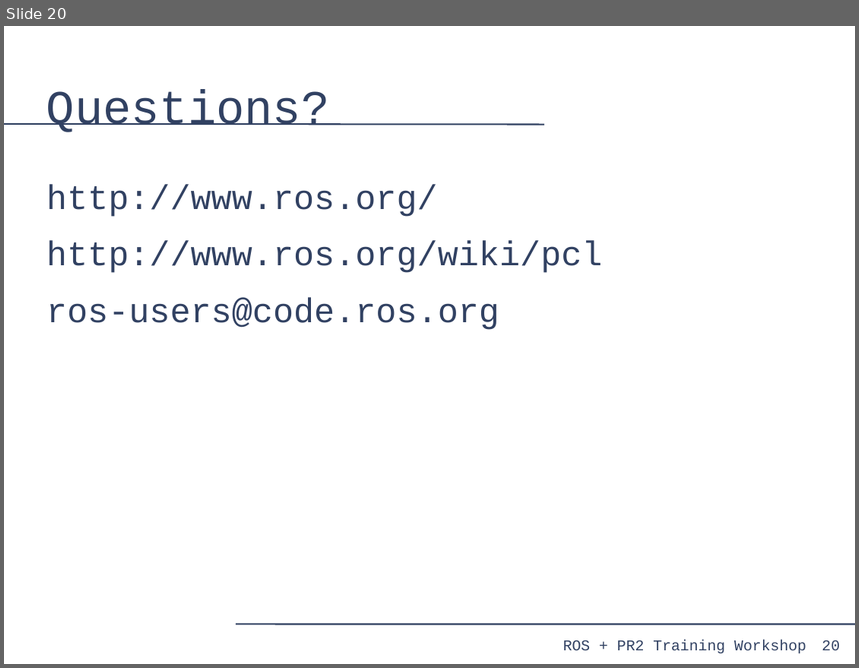
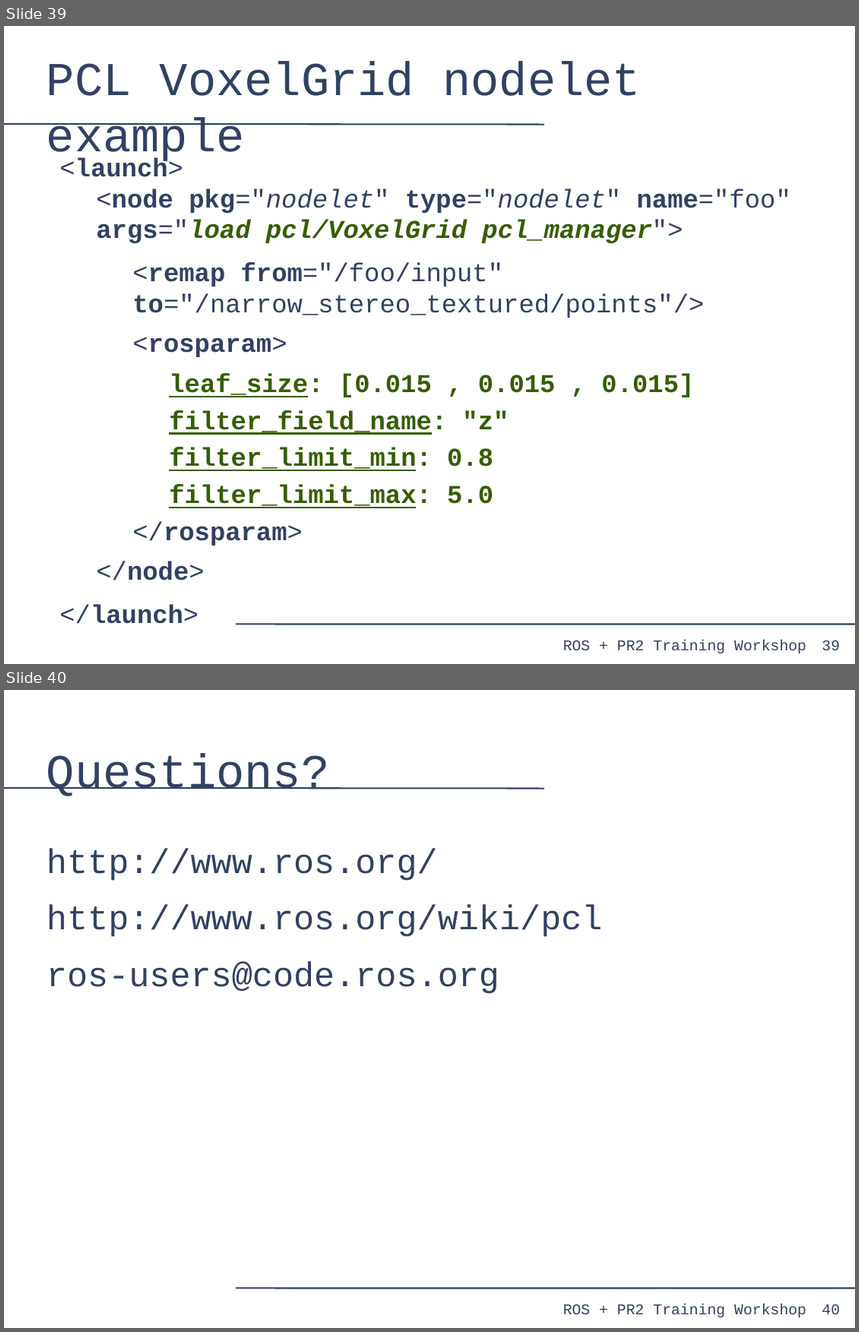
Before and after one commit to PR2/pr2_docs, a slide deck: pr2_training_workshop/processing_laser_data/slides.odp. Shown one above the other, each under a label of ours: slide 20 before the commit, slides 39 and 40 after it. The pictures are 859x668 and 859x1332 pixels, drawn with LibreOffice and Linux fonts; fonts in the diff are those of the drawing. Boxes give left, top, right and bottom in pixels: in the first picture for what was removed or moved away, otherwise in the second. Text is boxed around its words. In the diff, an @@ line names an element or a change of style, - is before the commit and + after.

```diff
--- a/pr2_training_workshop/processing_laser_data/slides.odp
+++ b/pr2_training_workshop/processing_laser_data/slides.odp
@@ slide 39 added at [4,26,855,664], background #FFFFFF; not listed: 4 template elements that a slide beside it also shows @@
@@ title added at [47,62,641,164], 44 pt, text #314162 @@
+PCL VoxelGrid nodelet example
@@ text added at [59,158,791,624], 24 pt, text #314162, bold @@
+<launch>
+  <node pkg="nodelet" type="nodelet" name="foo" args="load pcl/VoxelGrid pcl_manager">
+    <remap from="/foo/input" to="/narrow_stereo_textured/points"/>
+    <rosparam>
+      leaf_size: [0.015 , 0.015 , 0.015]
+      filter_field_name: "z"
+      filter_limit_min: 0.8
+      filter_limit_max: 5.0
+    </rosparam>
+  </node>
+</launch>
@@ what was slide 20 is now slide 40 @@
@@ page number at [822,1305,840,1315]: text changed @@
-20
+40
```
Also in this commit, not shown: 6 slides changed, 19 other slides added.
